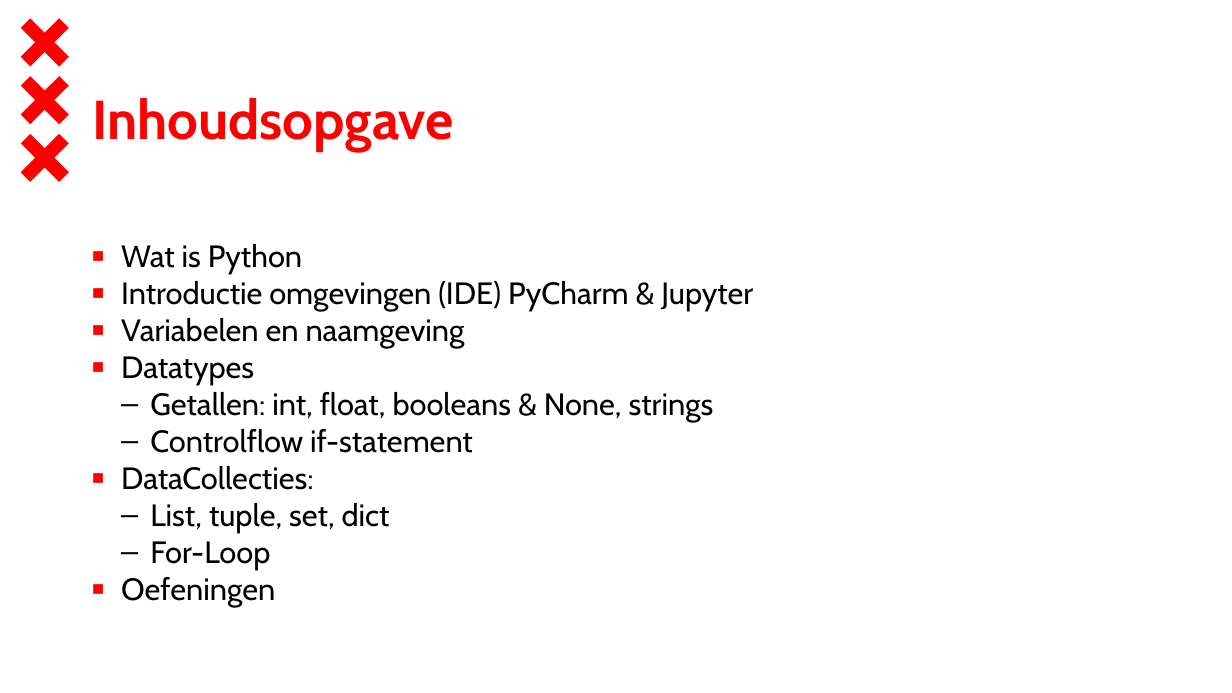
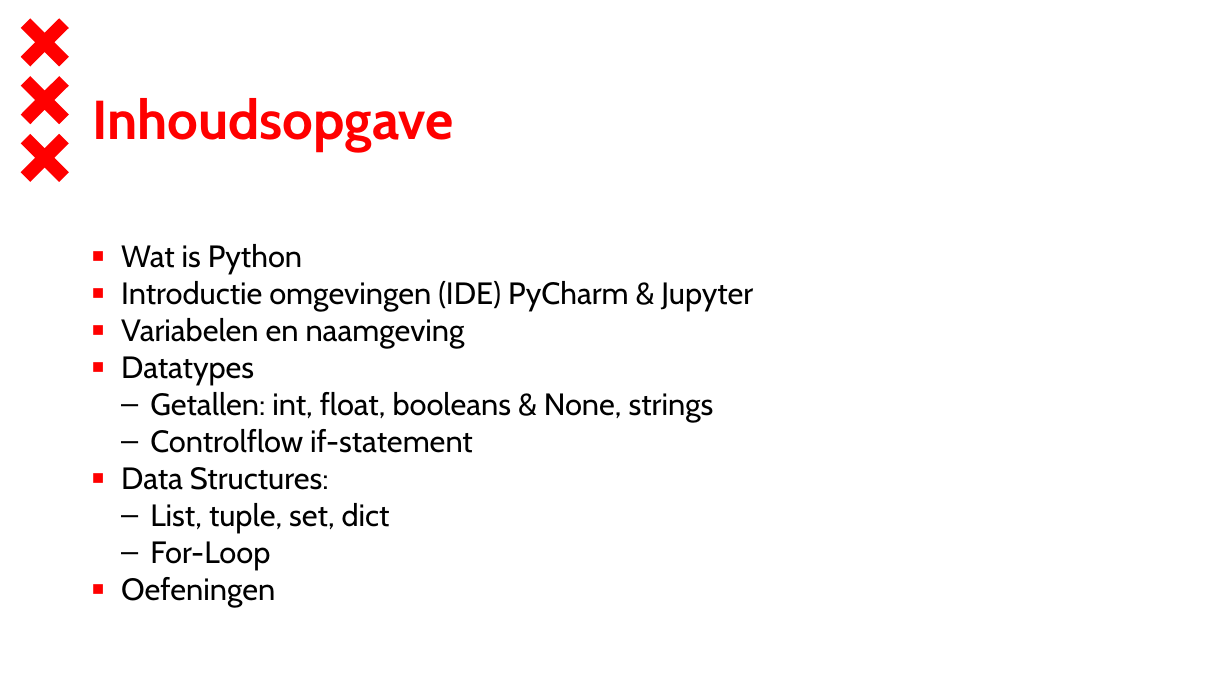
Before and after one commit to ResultManagersWouter/python_training, a slide deck: slide 4 of python_training.pptx. Drawn at 1232x693 pixels with LibreOffice and Linux fonts; fonts in the diff are those of the drawing; background and template pictures are left out. Boxes give left, top, right and bottom in pixels: in the first picture for what was removed or moved away, otherwise in the second. Text is boxed around its words. In the diff, an @@ line names an element or a change of style, - is before the commit and + after.

```diff
--- a/python_training.pptx
+++ b/python_training.pptx
@@ text at [121,467,329,490]: text changed @@
-■ DataCollecties:
+■ Data Structures:
```
Also in this commit, not shown: 3 other slides changed, 4 slides added.
